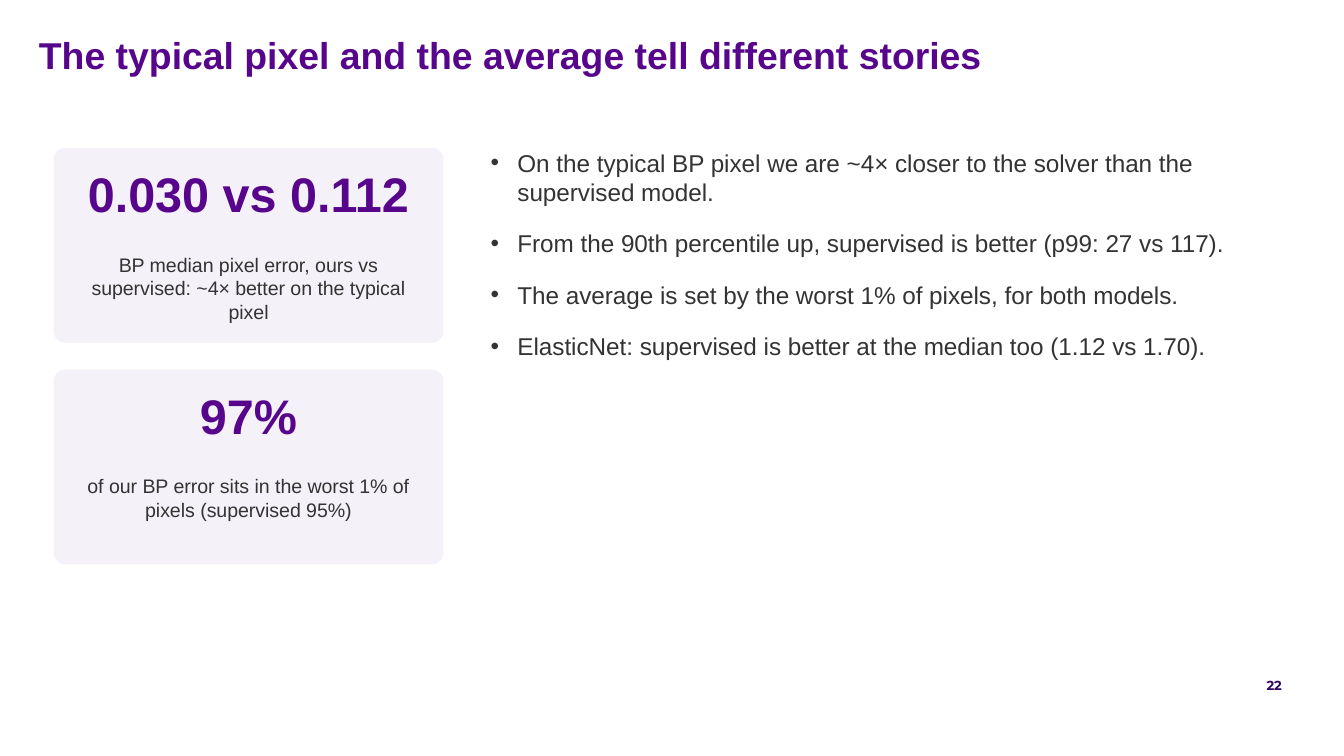
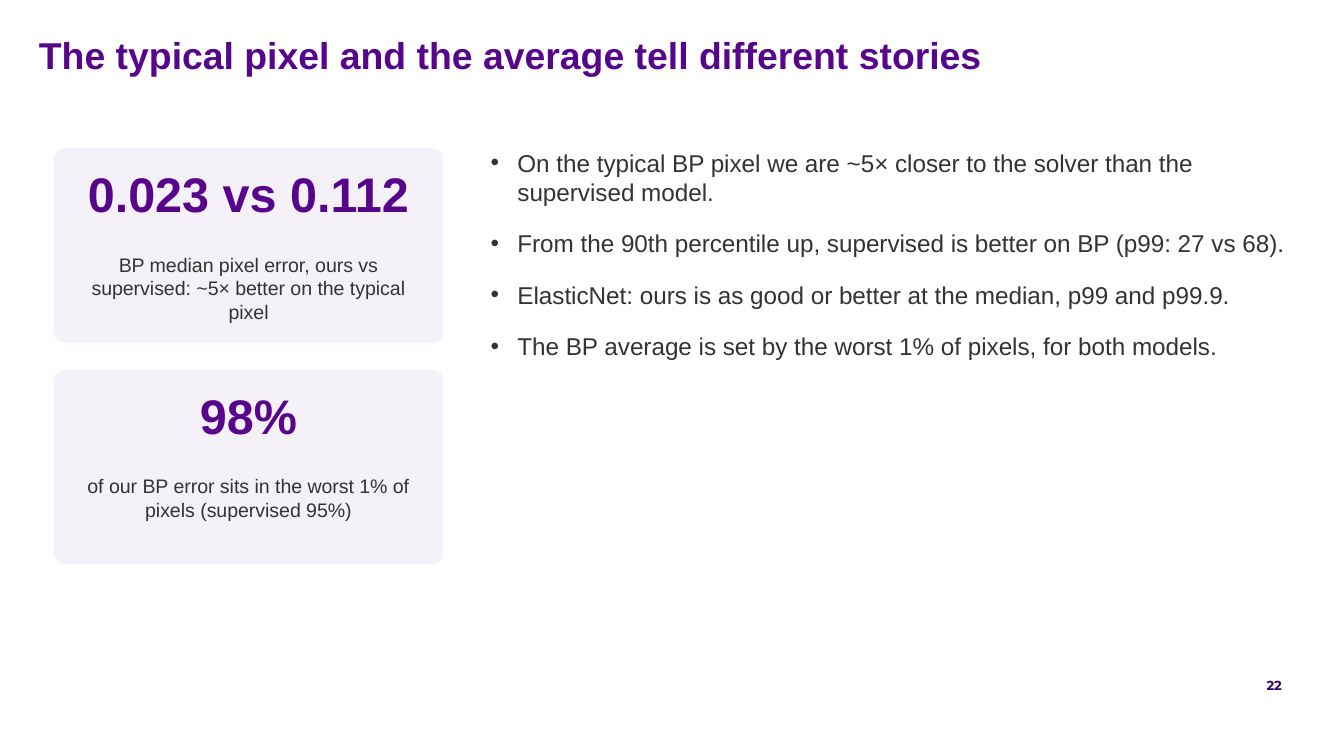
Before and after one commit to FruitPnchSamuraiG/solar-dem-inversion, a slide deck: slide 22 of slides/DEM_deck_v2.pptx. Drawn at 1344x756 pixels with LibreOffice and Linux fonts; fonts in the diff are those of the drawing; background and template pictures are left out. Boxes give left, top, right and bottom in pixels: in the first picture for what was removed or moved away, otherwise in the second. Text is boxed around its words. In the diff, an @@ line names an element or a change of style, - is before the commit and + after.

Commit message:
slides + results: rebuild on the final models (BP 1.43M, ENet 360k)
The patch CNN loses to the MLP at scale with fresh pixels. Bigger helps the
typical pixel, but ElasticNet models of 722k and up blow up on a few bright
pixels the sampled validation never saw, so ElasticNet uses 360k. Parts 5-8,
the summary and the model slide now use these models' numbers and redrawn
figures; the outline is synced.

```diff
--- a/slides/DEM_deck_v2.pptx
+++ b/slides/DEM_deck_v2.pptx
@@ text at box(88, 178, 409, 213): text changed @@
-0.030 vs 0.112
+0.023 vs 0.112
@@ text at box(517, 154, 1284, 360): text changed @@
-• On the typical BP pixel we are ~4× closer to the solver than the supervised model.
-• From the 90th percentile up, supervised is better (p99: 27 vs 117).
-• The average is set by the worst 1% of pixels, for both models.
-• ElasticNet: supervised is better at the median too (1.12 vs 1.70).
+• On the typical BP pixel we are ~5× closer to the solver than the supervised model.
+• From the 90th percentile up, supervised is better on BP (p99: 27 vs 68).
+• ElasticNet: ours is as good or better at the median, p99 and p99.9.
+• The BP average is set by the worst 1% of pixels, for both models.
@@ text at box(92, 258, 405, 323): text changed @@
-BP median pixel error, ours vs supervised: ~4× better on the typical pixel
+BP median pixel error, ours vs supervised: ~5× better on the typical pixel
@@ text at box(200, 400, 297, 435): text changed @@
-97%
+98%
```
Also in this commit, not shown: 13 other slides changed, 1 slide added, 1 slide removed, 26 other files.
